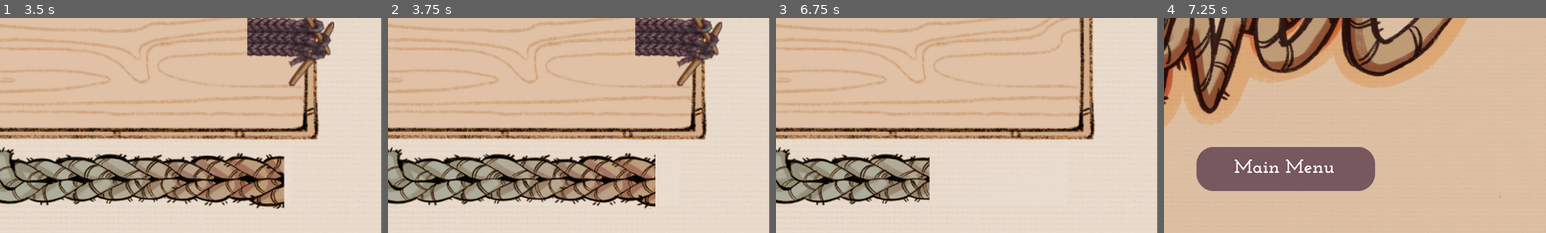
Above: before the commit, frames 1-4 (left to right).
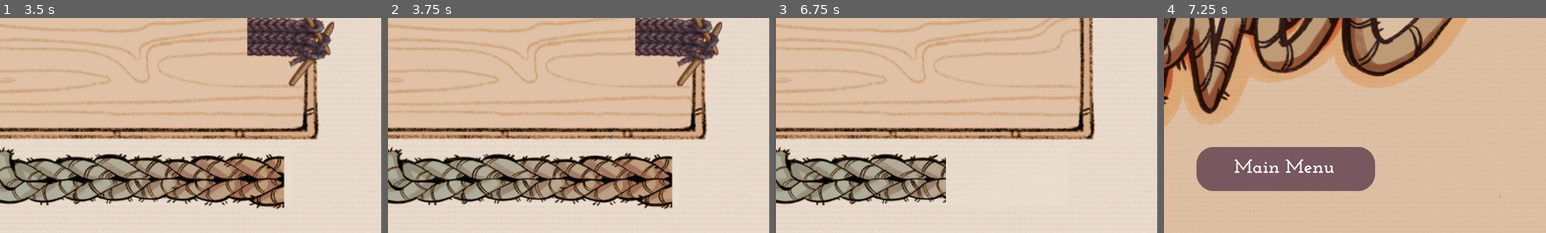
Above: after the commit, the same moments.

Repository: magaly3118/Serpentwine
Game: Godot game, scene res://Scenes/Menu.tscn
The game is run twice, just before and just after one commit, with the same random seed, the same clock (stepped at 60 frames per second) and the same inputs.
Inputs (mouse positions are % of the whole screen's width and height, from its top left):
- Up to frame 1 (3.5 s): click (50, 62) at 0.5 s; hold Right (ui_right) 1.28-2.03 s; hold Down (ui_down) 2.03-2.78 s; hold Right (ui_right) from 2.78 s (still down)
- Up to frame 2 (3.75 s): release Right (ui_right) at 3.53 s; hold Up (ui_up) from 3.53 s (still down)
- Up to frame 3 (6.75 s): release Up (ui_up) at 4.25 s; click (34, 85) at 4.25 s; hold Left (ui_left) 5.03-6.53 s; hold Down (ui_down) from 6.53 s (still down)
- Up to frame 4 (7.25 s): keep holding Down (ui_down)
The pictures show only the part of the screen within x 50-100%, y 50-100%; the shares and areas given below are measured in that part.

Frame 1 is identical in both runs. In frame 2, 1.1% of the frame differs, in the area x 70-75%, y 63-89%; in frame 3, 0.9%; in frame 4, nothing differs.

Commit message:
Fixed timer issues and paused score+10 when game is paused

Diff:
--- a/Knit-prototype/Scripts/level.gd
+++ b/Knit-prototype/Scripts/level.gd
@@ -87,24 +87,32 @@
 # Called every frame. 'delta' is the elapsed time since the previous frame.
 func _process(delta):
 	$Control/score_lable.text = "Score: " + (str(score))
-	time -= delta
+
 	# timer for adding score for being alive
-	if (time < 0):
-		score += 10
-		time = time_to_move
 	if(not paused):
+		timer.paused = false
+		every_ten.paused = false
+		time -= delta
+
+		if (time < 0):
+			score += 10
+			time = time_to_move
+
 		if every_ten.wait_time <= 0:
 			start_time = start_time - 0.2
 			total_time = start_time
 
 		pb.value = round((timer.time_left/total_time)*100)
 
-
-	if pb.value == 0:
-		end_game(0)
+		if pb.value == 0:
+			end_game(0)
+	else:
+		timer.paused = true
+		every_ten.paused = true
 
 func end_game(sec):
 	$scarf.can_move = false # stop scarf movement
+	paused = true # stop timers, to stop timer animation
 	await get_tree().create_timer(sec).timeout # wait for sounds to play
 
 	# delete scarf and body nodes
